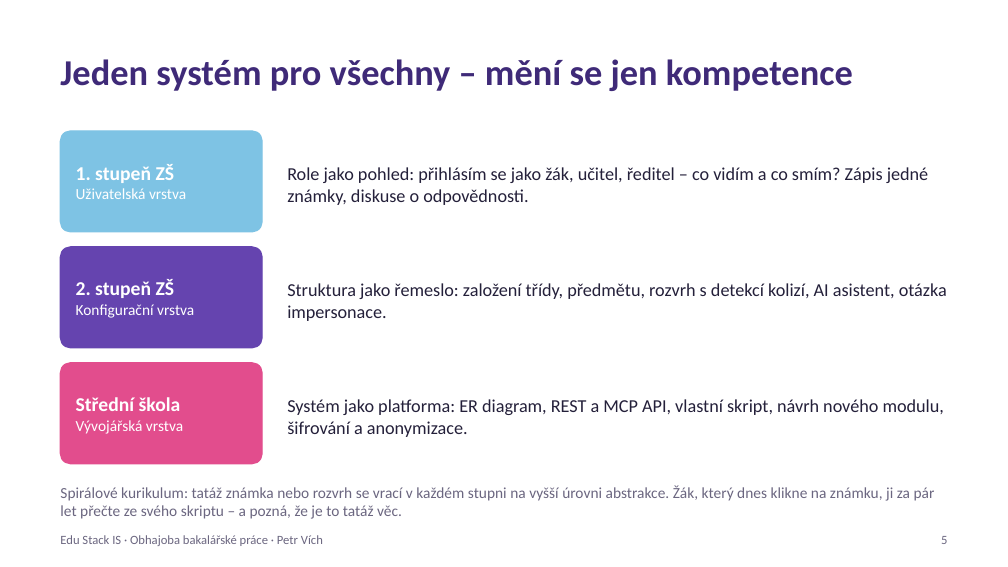
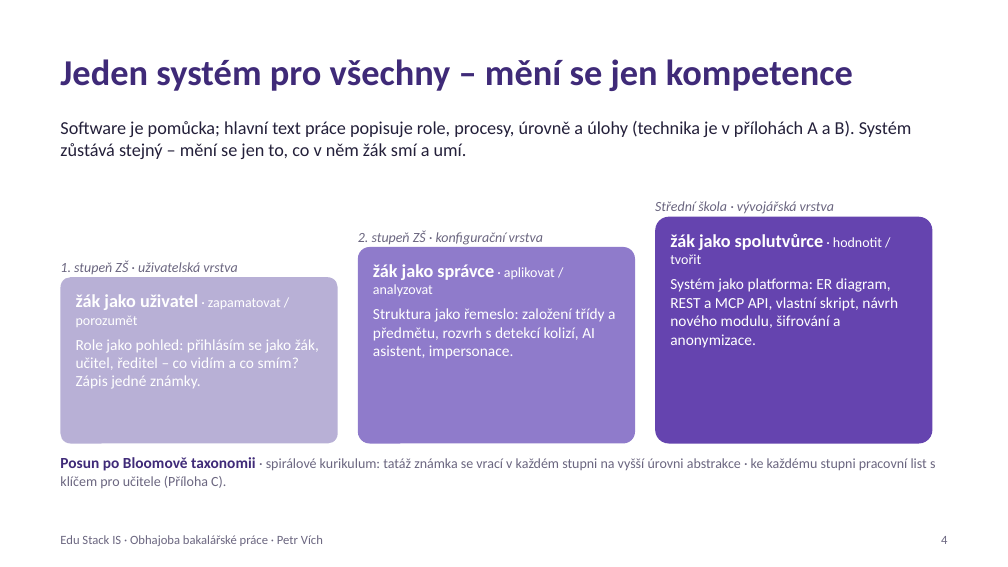
Before and after one commit to edustack-is/is-edustack-prezentace, a slide deck: slide 4 of obhajoba-edustack.pptx (slide 5 before the commit). Drawn at 1008x567 pixels with LibreOffice and Linux fonts; fonts in the diff are those of the drawing. Boxes give left, top, right and bottom in pixels: in the first picture for what was removed or moved away, otherwise in the second. Text is boxed around its words. In the diff, an @@ line names an element or a change of style, - is before the commit and + after.

```diff
--- a/obhajoba-edustack.pptx
+++ b/obhajoba-edustack.pptx
@@ rounded rectangle removed at <box>60,131,262,232</box> @@
@@ text added at <box>60,121,912,159</box>, 13 pt, text #24203A @@
+Software je pomůcka; hlavní text práce popisuje role, procesy, úrovně a úlohy (technika je v přílohách A a B). Systém zůstává stejný – mění se jen to, co v něm žák smí a umí.
@@ vertical alignment middle to bottom in 3 elements at <box>60,260,237,274</box>, <box>358,230,543,245</box>, <box>655,201,834,214</box> @@
@@ text at <box>655,201,834,214</box>: text changed; size 11 to 10 pt; text colour #FFFFFF to #6B6680; italic on @@
-Střední škola
-Vývojářská vrstva
+Střední škola · vývojářská vrstva
@@ text at <box>358,230,543,245</box>: text changed; size 11 to 10 pt; text colour #FFFFFF to #6B6680; italic on @@
-2. stupeň ZŠ
-Konfigurační vrstva
+2. stupeň ZŠ · konfigurační vrstva
@@ rounded rectangle added at <box>655,217,932,444</box>, fill #6544AF @@
@@ text added at <box>670,234,882,264</box>, 13 pt, text #FFFFFF, bold @@
+žák jako spolutvůrce · hodnotit / tvořit
@@ text at <box>60,260,237,274</box>: text changed; size 11 to 10 pt; text colour #FFFFFF to #6B6680; italic on @@
-1. stupeň ZŠ
-Uživatelská vrstva
+1. stupeň ZŠ · uživatelská vrstva
@@ rounded rectangle removed at <box>60,247,262,348</box> @@
@@ rounded rectangle added at <box>358,247,635,444</box>, fill #8F7BCB @@
@@ text added at <box>373,264,555,296</box>, 10 pt, text #FFFFFF @@
+žák jako správce · aplikovat / analyzovat
@@ rounded rectangle added at <box>60,277,338,444</box>, fill #B8B0D6 @@
@@ text added at <box>76,294,281,327</box>, 10 pt, text #FFFFFF @@
+žák jako uživatel · zapamatovat / porozumět
@@ text "Systém jako platforma: ER diagram, ...": place and size @@
-text "Systém jako platforma: ER diagram, ..." at <box>287,399,944,437</box>
+text "Systém jako platforma: ER diagram, ..." at <box>670,278,898,348</box>
@@ text "Systém jako platforma: ER diagram, ..." at <box>670,278,898,348</box>: size 13 to 11 pt, text colour #24203A to #FFFFFF; vertical alignment middle to top @@
@@ text at <box>373,308,615,359</box>: text changed; size 13 to 11 pt; text colour #24203A to #FFFFFF @@
-Struktura jako řemeslo: založení třídy, předmětu, rozvrh s detekcí kolizí, AI asistent, otázka impersonace.
+Struktura jako řemeslo: založení třídy a předmětu, rozvrh s detekcí kolizí, AI asistent, impersonace.
@@ text at <box>76,339,319,389</box>: text changed; size 13 to 11 pt; text colour #24203A to #FFFFFF @@
-Role jako pohled: přihlásím se jako žák, učitel, ředitel – co vidím a co smím? Zápis jedné známky, diskuse o odpovědnosti.
+Role jako pohled: přihlásím se jako žák, učitel, ředitel – co vidím a co smím? Zápis jedné známky.
@@ rounded rectangle removed at <box>60,363,262,464</box> @@
@@ vertical alignment middle to top in 3 elements at <box>373,308,615,359</box>, <box>76,339,319,389</box>, <box>60,457,935,488</box> @@
@@ text at <box>60,457,935,488</box>: text changed; size 11 to 10 pt @@
-Spirálové kurikulum: tatáž známka nebo rozvrh se vrací v každém stupni na vyšší úrovni abstrakce. Žák, který dnes klikne na známku, ji za pár let přečte ze svého skriptu – a pozná, že je to tatáž věc.
+Posun po Bloomově taxonomii · spirálové kurikulum: tatáž známka se vrací v každém stupni na vyšší úrovni abstrakce · ke každému stupni pracovní list s klíčem pro učitele (Příloha C).
@@ text at <box>941,536,947,544</box>: text changed @@
-5
+4
```
Also in this commit, not shown: 8 other slides changed, 1 slide removed, 12 other files.
